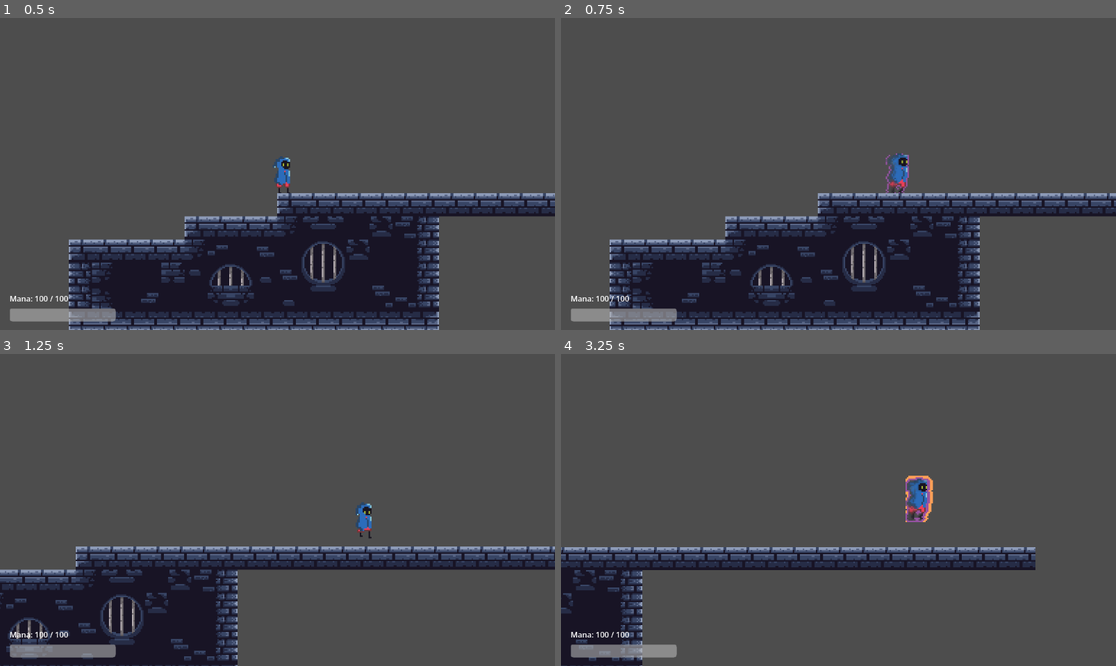
Above: before the commit, frames 1-4 (two rows, left to right).
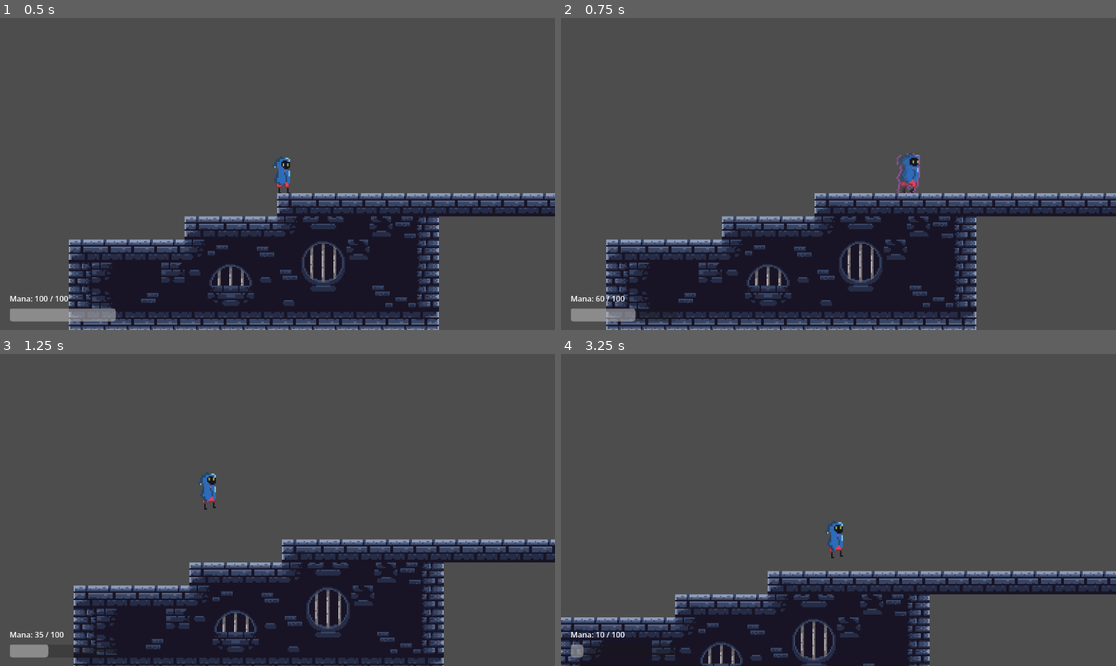
Above: after the commit, the same moments.

Repository: TathyaBarot2808/Godot_Game
Game: Godot game, scene res://scenes/game_sc.tscn
Same seed, same stepped clock (60 frames per second), same inputs: the game is played once before the commit and once after it.
Inputs (mouse positions are in pixels of both pictures, inside the frame that each line leads up to):
- Up to frame 1 (0.5 s): no input
- Up to frame 2 (0.75 s): move the mouse to (960, 158) at 0.52 s; hold D (move_right) from 0.53 s (still down); tap Shift (dash) at 0.6 s
- Up to frame 3 (1.25 s): keep holding D (move_right); tap Space (jump) at 0.77, 1.07 s; right-click (399, 494) at 0.8 s
- Up to frame 4 (3.25 s): move the mouse to (727, 525) at 1.27 s; right-click (727, 525) at 1.35 s; tap Space (jump) at 1.52, 1.55, 1.82, 2.1, 3.02 s; move the mouse to (894, 441) at 2.02 s; release D (move_right) at 2.03 s; hold A (move_left) 2.03-2.78 s; tap Shift (dash) at 2.3, 2.85 s; move the mouse to (810, 572) at 2.77 s; hold D (move_right) from 2.78 s (still down); right-click (810, 572) at 3.05 s

Frame 1 is identical in both runs. In frame 2, 7.4% of the frame differs, in the area x 6-100%, y 43-100%; in frame 3, 25%, in the area x 0-100%, y 37-100%; in frame 4, 24%.

Commit message:
Structure better

Diff:
--- a/project.godot
+++ b/project.godot
@@ -37,6 +37,11 @@
 "events": [Object(InputEventKey,"resource_local_to_scene":false,"resource_name":"","device":-1,"window_id":0,"alt_press …(195 unchanged characters)…
 ]
 }
+shoot={
+"deadzone": 0.2,
+"events": [Object(InputEventMouseButton,"resource_local_to_scene":false,"resource_name":"","device":-1,"window_id":0,"alt_pressed":false,"shift_pressed":false,"ctrl_pressed":false,"meta_pressed":false,"button_mask":0,"position":Vector2(0, 0),"global_position":Vector2(0, 0),"factor":1.0,"button_index":2,"canceled":false,"pressed":false,"double_click":false,"script":null)
+]
+}
 
 [physics]
 
--- a/scenes/game_sc.tscn
+++ b/scenes/game_sc.tscn
@@ -164,8 +164,6 @@
 JUMP_BUFFER_TIME = 0.3
 MAX_FALL_SPEED = 1600.0
 FALL_GRAVITY_MULTIPLIER = 3.0
-DASH_SPEED = 1500.0
-DASH_DURATION = 0.2
 
 [node name="Camera2D" type="Camera2D" parent="Player" unique_id=1415058490]
 scale = Vector2(76.35171, 1.7891371)
--- a/scenes/hud.tscn
+++ b/scenes/hud.tscn
@@ -15,6 +15,7 @@
 offset_top = -80.0
 offset_right = 240.0
 offset_bottom = -20.0
+grow_vertical = 0
 
 [node name="ManaBar" type="ProgressBar" parent="ManaContainer" unique_id=1645879893]
 custom_minimum_size = Vector2(0, 20)
--- a/scenes/player_sc.tscn
+++ b/scenes/player_sc.tscn
@@ -4,6 +4,7 @@
 [ext_resource type="Texture2D" uid="uid://cfso8m4titi25" path="res://assets/Player_Sprite-sheet.png" id="2_g2els"]
 [ext_resource type="PackedScene" uid="uid://ng0hy5sgafi4" path="res://scenes/mana_sc.tscn" id="3_mana"]
 [ext_resource type="Script" uid="uid://cjkt10dyt51sx" path="res://scripts/recoil_component.gd" id="4_recoil"]
+[ext_resource type="Script" uid="uid://kq34llptxc8b" path="res://scripts/dash_component.gd" id="5_orbwo"]
 
 [sub_resource type="RectangleShape2D" id="RectangleShape2D_g2els"]
 size = Vector2(35, 101.75)
@@ -267,12 +268,14 @@
 position = Vector2(-1, -1)
 scale = Vector2(4, 4)
 sprite_frames = SubResource("SpriteFrames_fjrip")
-animation = &"Dash"
+animation = &"Walk"
 autoplay = "Idle"
-frame = 4
-frame_progress = 1.0
+frame_progress = 0.38880125
 
 [node name="Mana" parent="." unique_id=236815105 instance=ExtResource("3_mana")]
 
 [node name="RecoilComponent" type="Node" parent="." unique_id=152948713]
 script = ExtResource("4_recoil")
+
+[node name="DashComponent" type="Node" parent="." unique_id=855540878]
+script = ExtResource("5_orbwo")
--- /dev/null
+++ b/scripts/dash_component.gd
@@ -0,0 +1,37 @@
+extends Node
+
+@export_group("Dash Settings")
+@export var DASH_SPEED: float = 1800.0
+@export var DASH_DURATION: float = 0.12
+@export var DASH_COOLDOWN: float = 0.5
+
+signal dash_started
+signal dash_ended
+
+var _is_dashing: bool = false
+var _dash_timer: float = 0.0
+var _cooldown_timer: float = 0.0
+
+func _physics_process(delta: float) -> void:
+	if _dash_timer > 0:
+		_dash_timer -= delta
+		if _dash_timer <= 0:
+			_is_dashing = false
+			dash_ended.emit()
+
+	if _cooldown_timer > 0:
+		_cooldown_timer -= delta
+
+func trigger(direction: float) -> Vector2:
+	# direction = -1.0 (left) or 1.0 (right) from Input.get_axis
+	_is_dashing = true
+	_dash_timer = DASH_DURATION
+	_cooldown_timer = DASH_COOLDOWN
+	dash_started.emit()
+	return Vector2(direction * DASH_SPEED, 0.0)
+
+func can_dash() -> bool:
+	return not _is_dashing and _cooldown_timer <= 0.0
+
+func is_active() -> bool:
+	return _is_dashing
--- a/scripts/mana.gd
+++ b/scripts/mana.gd
@@ -6,6 +6,7 @@
 @export var regen_rate: float = 20.0       # mana per second
 @export var regen_delay: float = 2.0       # seconds after spending before regen starts
 @export var shoot_cost: float = 25.0
+@export var dash_cost: float = 40.0
 
 
 signal mana_changed(current: float, max: float)
--- a/scripts/player_move.gd
+++ b/scripts/player_move.gd
@@ -14,12 +14,7 @@
 @export var JUMP_BUFFER_TIME: float = 0.1
 @export var COYOTE_TIME: float = 0.1
 @export var MAX_FALL_SPEED: float = 2000.0
-@export var FALL_GRAVITY_MULTIPLIER: float = 5
-
-@export_group("Dash")
-@export var DASH_SPEED: float = 1800.0
-@export var DASH_DURATION: float = 0.12
-@export var DASH_COOLDOWN: float = 0.5
+@export var FALL_GRAVITY_MULTIPLIER: float = 5.0
 
 @export_group("Apex Modifiers")
 @export var APEX_THRESHOLD: float = 15.0
@@ -29,66 +24,62 @@
 @export_group("Corner Correction")
 @export var CORNER_CORRECTION_AMOUNT: float = 4.0
 
-var jump_buffer_timer: float = 0.0
-var coyote_timer: float = 0.0
-var dash_timer: float = 0.0
-var dash_cooldown_timer: float = 0.0
-var dash_direction: float = 0.0
-var is_dashing: bool = false
+# --- timers ---
+var _jump_buffer_timer: float = 0.0
+var _coyote_timer: float = 0.0
 
-@onready var left_raycast: RayCast2D = $RayCastLeft
-@onready var right_raycast: RayCast2D = $RayCastRight
-@onready var animated_sprite: AnimatedSprite2D = $AnimatedSprite2D
-@onready var mana: Node2D = $Mana
+# --- node refs ---
+@onready var sprite: AnimatedSprite2D = $AnimatedSprite2D
+@onready var mana: Node = $Mana
 @onready var recoil: Node = $RecoilComponent
+@onready var dash: Node = $DashComponent
+
+func _ready() -> void:
+	# Connect dash signals directly to animation functions
+	dash.dash_started.connect(_on_dash_started)
+	sprite.animation_finished.connect(_on_animation_finished)
+
+# Called instantly when dash begins — plays the full Dash animation
+func _on_dash_started() -> void:
+	sprite.play("Dash")
+
+# Called when any non-looping animation finishes
+func _on_animation_finished() -> void:
+	if sprite.animation == &"Dash":
+		sprite.play("Idle")
 
 func _physics_process(delta: float) -> void:
+	# --- coyote time ---
 	if is_on_floor():
-		coyote_timer = COYOTE_TIME
+		_coyote_timer = COYOTE_TIME
 	else:
-		coyote_timer -= delta
+		_coyote_timer -= delta
 
+	# --- jump buffer ---
 	if Input.is_action_just_pressed("jump"):
-		jump_buffer_timer = JUMP_BUFFER_TIME
+		_jump_buffer_timer = JUMP_BUFFER_TIME
 	else:
-		jump_buffer_timer -= delta
+		_jump_buffer_timer -= delta
 
-	if dash_cooldown_timer > 0:
-		dash_cooldown_timer -= delta
-
-	if Input.is_action_just_pressed("dash") and dash_cooldown_timer <= 0 and not recoil.is_active():
-		var dir := Input.get_axis("move_left", "move_right")
-		if dir == 0:
-			dir = -1.0 if animated_sprite.flip_h else 1.0
-		dash_direction = sign(dir)
-		dash_timer = DASH_DURATION
-		dash_cooldown_timer = DASH_COOLDOWN
-		is_dashing = true
-		velocity.y = 0.0
-		velocity.x = dash_direction * DASH_SPEED
-
-	if is_dashing:
-		dash_timer -= delta
-		if dash_timer <= 0:
-			is_dashing = false
-
+	# --- gravity ---
 	var current_gravity := get_gravity() * BASE_GRAVITY_MULTIPLIER
 	var current_speed := SPEED
 
-	if not is_on_floor() and not is_dashing and not recoil.is_active():
-		if Input.is_action_just_released("jump") and velocity.y < 0:
-			velocity.y *= VARIABLE_JUMP_MULTIPLIER
+	if not is_on_floor():
+		if not recoil.is_active() and not dash.is_active():
+			if Input.is_action_just_released("jump") and velocity.y < 0:
+				velocity.y *= VARIABLE_JUMP_MULTIPLIER
 
-		if abs(velocity.y) < APEX_THRESHOLD:
-			current_gravity *= APEX_GRAVITY_MULTIPLIER
-			current_speed += APEX_SPEED_BOOST
-		elif velocity.y > 0:
-			current_gravity *= FALL_GRAVITY_MULTIPLIER
+			if abs(velocity.y) < APEX_THRESHOLD:
+				current_gravity *= APEX_GRAVITY_MULTIPLIER
+				current_speed += APEX_SPEED_BOOST
+			elif velocity.y > 0:
+				current_gravity *= FALL_GRAVITY_MULTIPLIER
 
-		if recoil.is_recovering():
-			current_gravity *= recoil.get_recovery_factor()
+			if recoil.is_recovering():
+				current_gravity *= recoil.get_recovery_factor()
 
-		velocity += current_gravity * delta
+			velocity += current_gravity * delta
 
 		if velocity.y > MAX_FALL_SPEED:
 			velocity.y = MAX_FALL_SPEED
@@ -96,8 +87,9 @@
 		if velocity.y < 0 and is_on_ceiling():
 			_handle_corner_correction()
 
-	if Input.is_action_just_pressed("shoot") and not is_dashing:
-		if mana.can_spend(mana.shoot_cost):
+	# --- shoot (right click recoil) ---
+	if Input.is_action_just_pressed("shoot"):
+		if not dash.is_active() and mana.can_spend(mana.shoot_cost):
 			mana.spend(mana.shoot_cost)
 			var mouse_pos := get_global_mouse_position()
 			var recoil_dir := (global_position - mouse_pos).normalized()
@@ -105,38 +97,26 @@
 				recoil_dir = Vector2.UP
 			velocity = recoil.trigger(recoil_dir)
 
-	if jump_buffer_timer > 0 and coyote_timer > 0:
+	# --- dash ---
+	if Input.is_action_just_pressed("dash"):
+		if dash.can_dash() and not recoil.is_active() and mana.can_spend(mana.dash_cost):
+			mana.spend(mana.dash_cost)
+			var dir := Input.get_axis("move_left", "move_right")
+			if dir == 0.0:
+				dir = -1.0 if sprite.flip_h else 1.0
+			velocity = dash.trigger(dir)
+
+	# --- jump ---
+	if _jump_buffer_timer > 0 and _coyote_timer > 0:
 		velocity.y = JUMP_VELOCITY
-		jump_buffer_timer = 0.0
-		coyote_timer = 0.0
+		_jump_buffer_timer = 0.0
+		_coyote_timer = 0.0
 
+	# --- horizontal movement ---
 	var direction := Input.get_axis("move_left", "move_right")
 	var on_ground := is_on_floor()
 
-	# Animation & sprite flip
-	if direction != 0:
-		animated_sprite.flip_h = direction < 0
-
-	if is_dashing or (animated_sprite.animation == "Dash" and animated_sprite.is_playing()):
-		if animated_sprite.animation != "Dash":
-			animated_sprite.play("Dash")
-	elif recoil.is_active():
-		pass  # keep current animation during recoil
-	elif not on_ground:
-		if velocity.y < 0:
-			if animated_sprite.animation != "Jump":
-				animated_sprite.play("Jump")
-		elif velocity.y > 0:
-			if animated_sprite.animation != "Fall":
-				animated_sprite.play("Fall")
-	elif direction != 0:
-		if animated_sprite.animation != "Walk":
-			animated_sprite.play("Walk")
-	else:
-		if animated_sprite.animation != "Idle":
-			animated_sprite.play("Idle")
-
-	if not is_dashing and not recoil.is_active():
+	if not recoil.is_active() and not dash.is_active():
 		if direction != 0:
 			var accel := ACCELERATION if on_ground else AIR_ACCELERATION
 			velocity.x = move_toward(velocity.x, direction * current_speed, accel * delta)
@@ -144,13 +124,44 @@
 			var decel := DECELERATION if on_ground else AIR_DECELERATION
 			velocity.x = move_toward(velocity.x, 0.0, decel * delta)
 
+	# --- animations ---
+	_update_animation(direction)
+
 	move_and_slide()
 
+func _update_animation(direction: float) -> void:
+	# Don't interrupt Dash animation — let it complete naturally (_on_animation_finished handles the transition)
+	if sprite.animation == &"Dash" and sprite.is_playing():
+		return
+
+	# Dash active but animation already finished (safety guard)
+	if dash.is_active():
+		return
+
+	# Recoil — freeze animation
+	if recoil.is_active():
+		return
+
+	# Air animations
+	if not is_on_floor():
+		if velocity.y < 0:
+			sprite.play("Jump")
+		else:
+			sprite.play("Fall")
+		return
+
+	# Ground animations
+	if direction != 0:
+		sprite.play("Walk")
+		sprite.flip_h = direction < 0
+	else:
+		sprite.play("Idle")
+
 func _handle_corner_correction() -> void:
-	if not left_raycast or not right_raycast:
+	if not $RayCastLeft or not $RayCastRight:
 		return
-	var left_hitting: bool = left_raycast.is_colliding()
-	var right_hitting: bool = right_raycast.is_colliding()
+	var left_hitting: bool = $RayCastLeft.is_colliding()
+	var right_hitting: bool = $RayCastRight.is_colliding()
 
 	if left_hitting and right_hitting:
 		return
Not shown, added: scripts/dash_component.gd.uid
